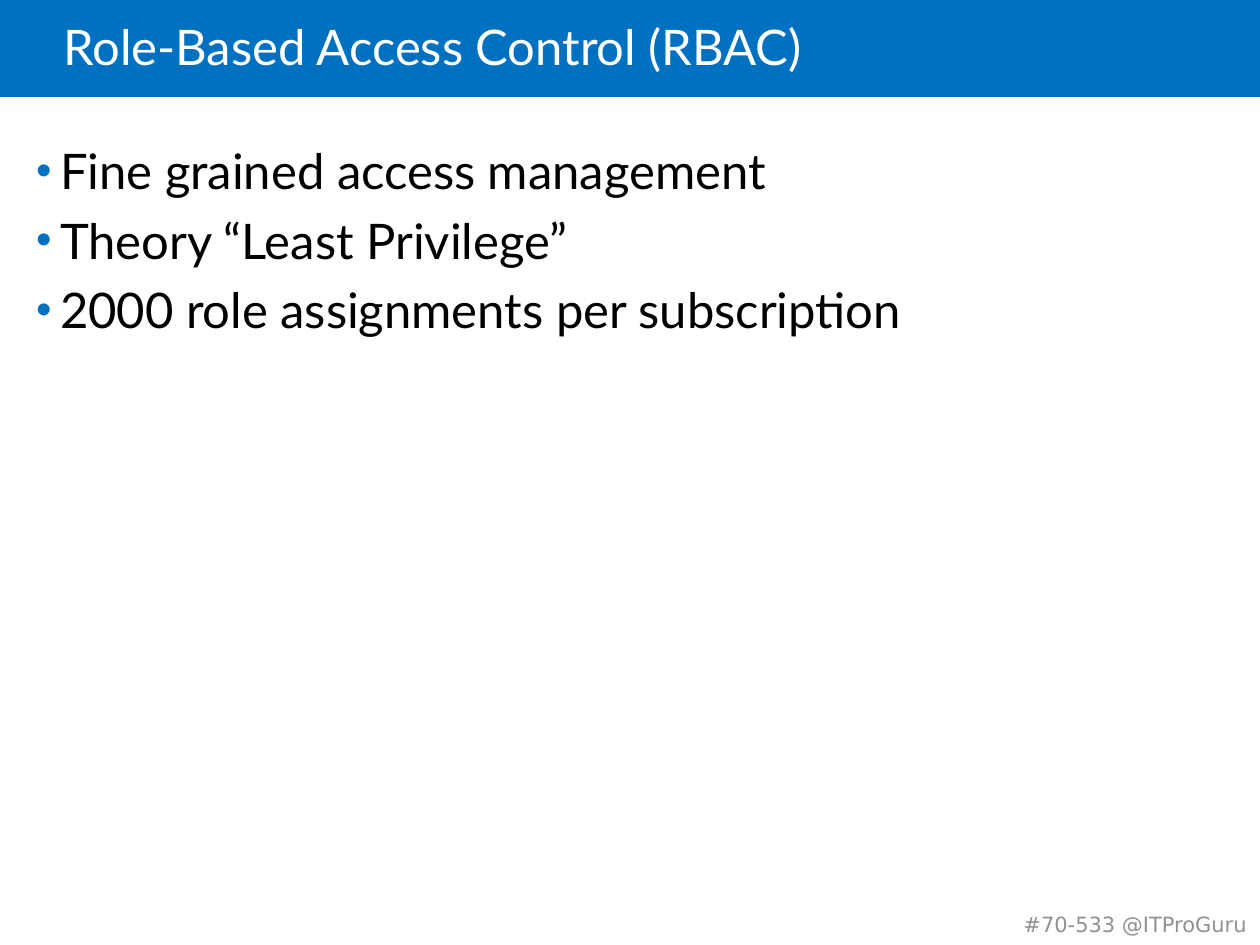
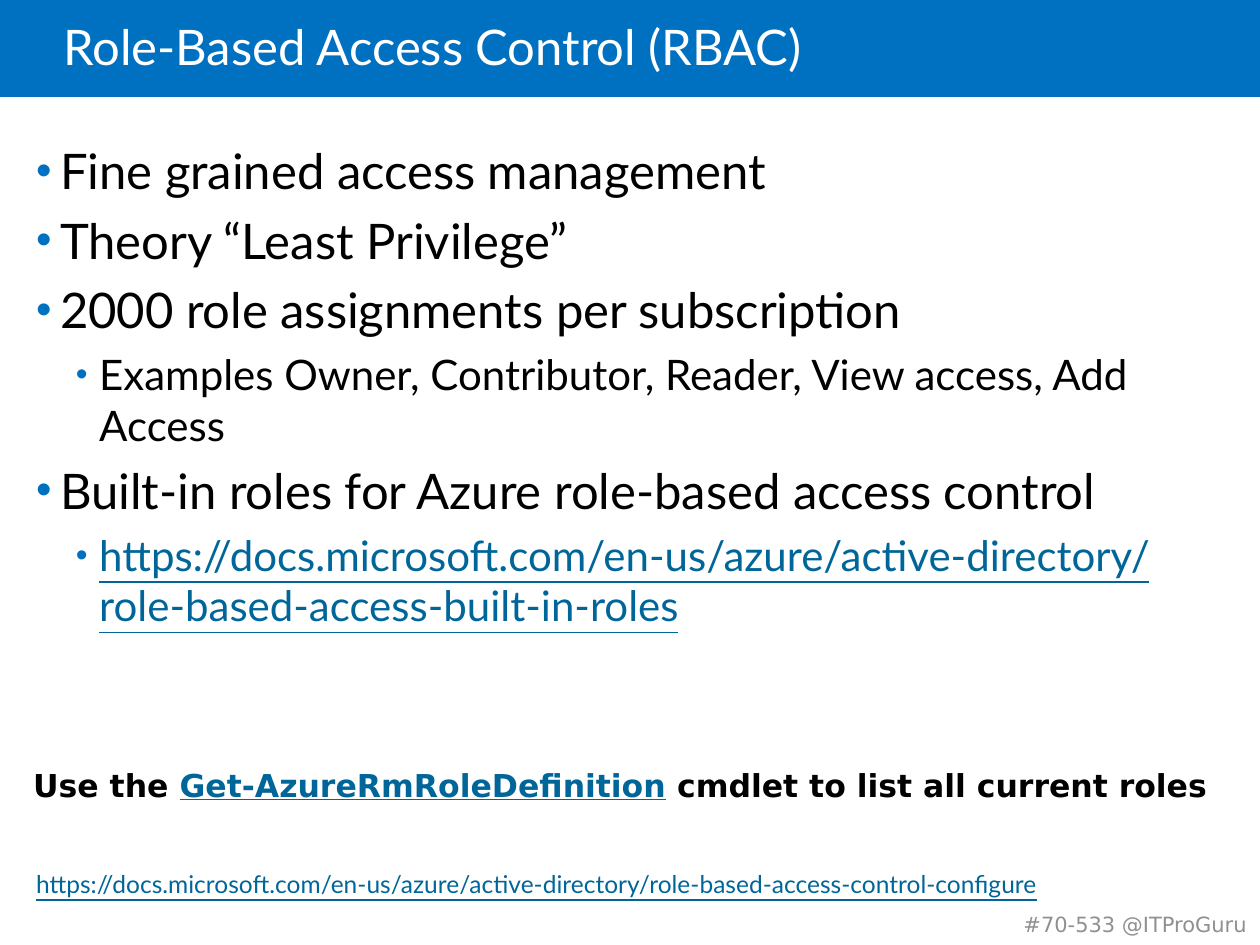
Before and after one commit to guruskill/70-533, a slide deck: slide 29 of 70-533-05-ARMTemplates.pptx. Drawn at 1260x945 pixels with LibreOffice and Linux fonts; fonts in the diff are those of the drawing. Boxes give left, top, right and bottom in pixels: in the first picture for what was removed or moved away, otherwise in the second. Text is boxed around its words. In the diff, an @@ line names an element or a change of style, - is before the commit and + after.

```diff
--- a/70-533-05-ARMTemplates.pptx
+++ b/70-533-05-ARMTemplates.pptx
@@ text at (60,359,1150,622): paragraphs added @@
+  • Examples Owner, Contributor, Reader, View access, Add Access
+• Built-in roles for Azure role-based access control
+  • https://docs.microsoft.com/en-us/azure/active-directory/role-based-access-built-in-roles
@@ text added at (33,773,1207,800), 18 pt, text #000000, bold @@
+Use the Get-AzureRmRoleDefinition cmdlet to list all current roles
@@ text added at (36,875,1036,898), 14 pt, text #006699, underline @@
+https://docs.microsoft.com/en-us/azure/active-directory/role-based-access-control-configure
```
Also in this commit, not shown: 9 other slides changed, 5 slides added, 2 slides removed.
